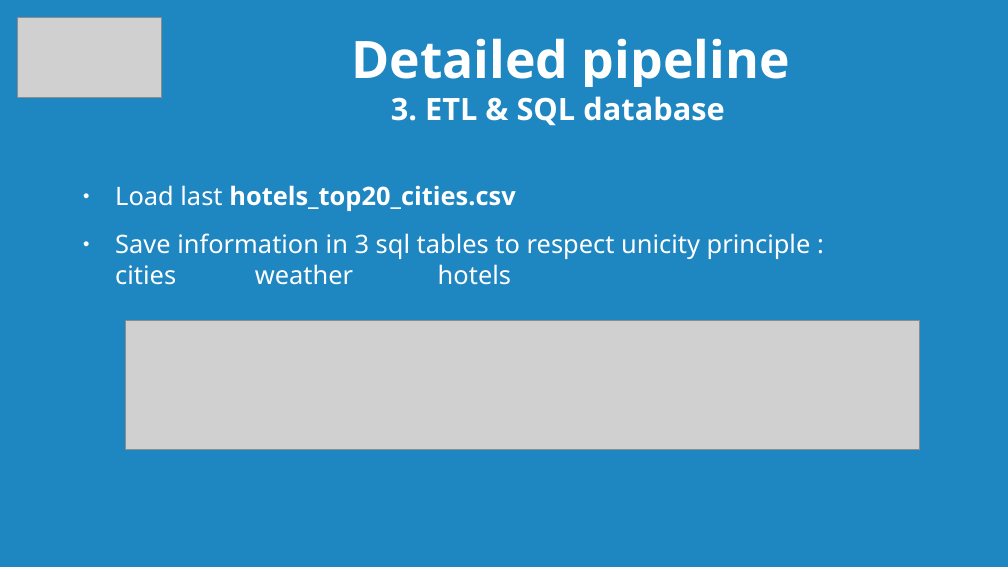
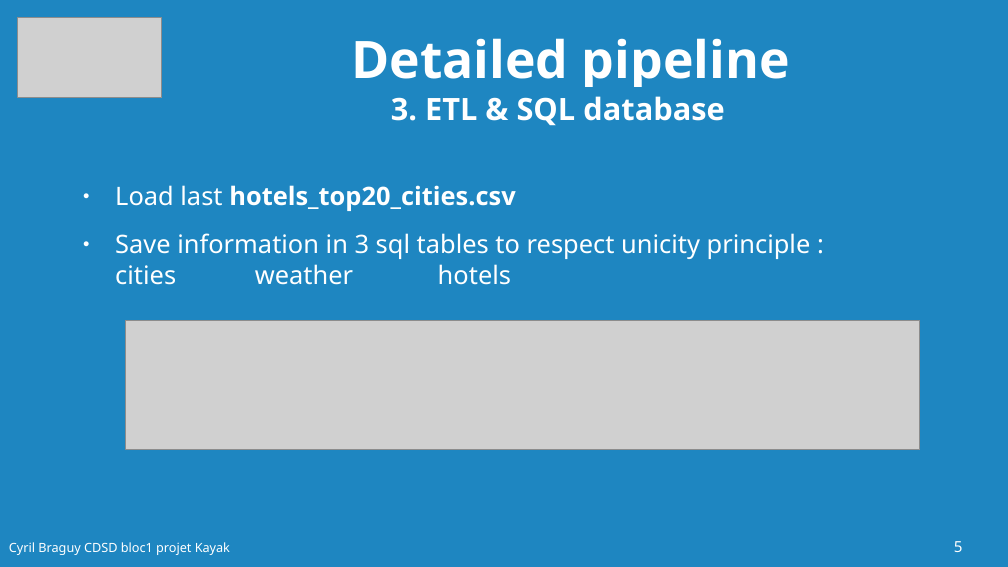
Before and after one commit to cyrilbraguy/Bl1_kayak, a slide deck: slide 5 of zz_doc/braguy_CDSD_block1_kayak.odp. Drawn at 1008x567 pixels with LibreOffice and Linux fonts; fonts in the diff are those of the drawing; grey boxes stand for pictures. Boxes give left, top, right and bottom in pixels: in the first picture for what was removed or moved away, otherwise in the second. Text is boxed around its words. In the diff, an @@ line names an element or a change of style, - is before the commit and + after.

```diff
--- a/zz_doc/braguy_CDSD_block1_kayak.odp
+++ b/zz_doc/braguy_CDSD_block1_kayak.odp
@@ text added at [9, 542, 230, 555], 10 pt, text #FFFFFF @@
+Cyril Braguy CDSD bloc1 projet Kayak
@@ page number added at [954, 541, 963, 552], 12 pt, text #FFFFFF @@
+5
```
Also in this commit, not shown: 6 other slides changed, 5 other files.
